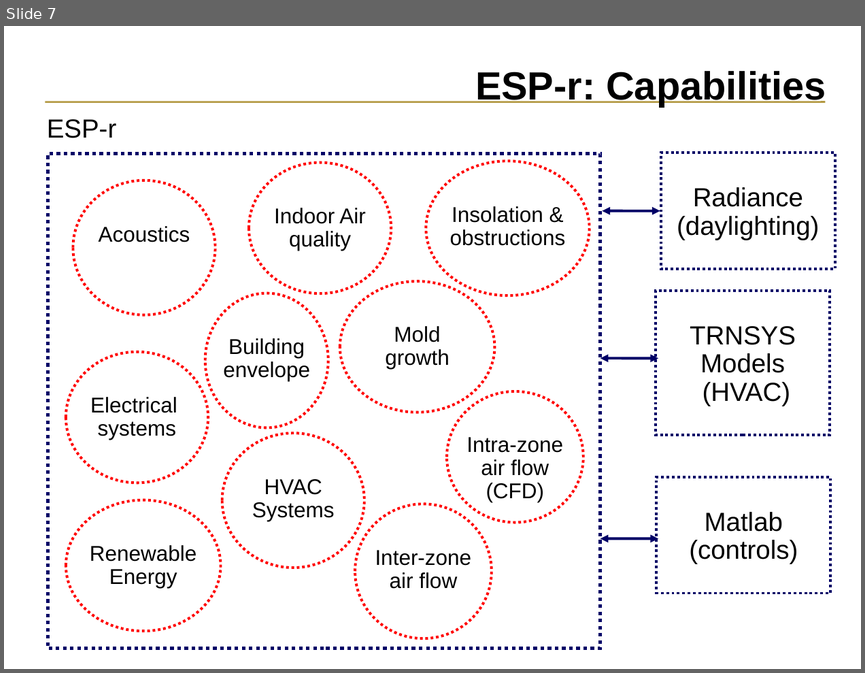
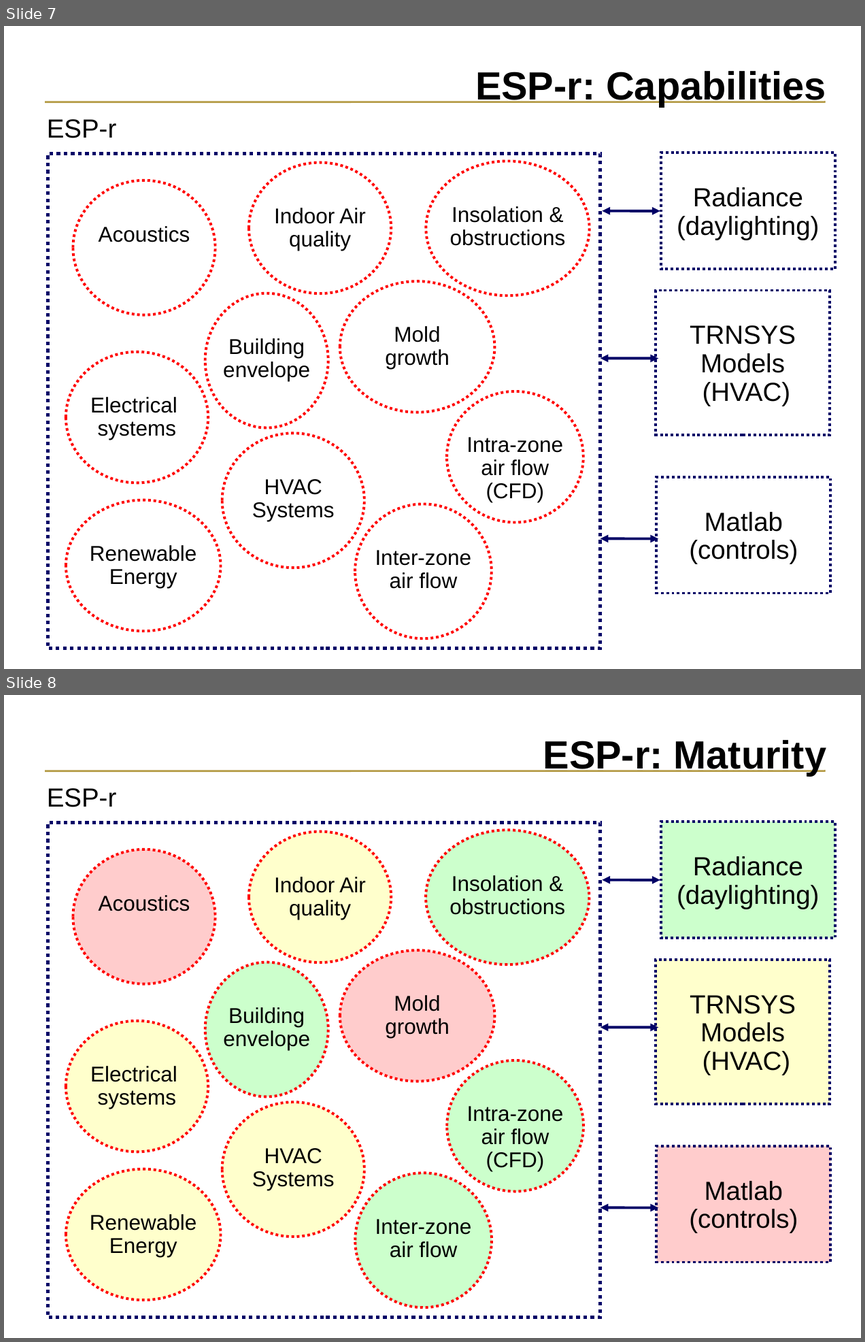
Before and after one commit to ESP-rCommunity/ESPrExtras, a slide deck: training/NRCan_course_materials/intro/introduction.ppt. Shown one above the other, each under a label of ours: slide 7 before the commit, slides 7 and 8 after it. The pictures are 865x673 and 865x1342 pixels, drawn with LibreOffice and Linux fonts; fonts in the diff are those of the drawing. Boxes give left, top, right and bottom in pixels: in the first picture for what was removed or moved away, otherwise in the second. Text is boxed around its words. In the diff, an @@ line names an element or a change of style, - is before the commit and + after.

```diff
--- a/training/NRCan_course_materials/intro/introduction.ppt
+++ b/training/NRCan_course_materials/intro/introduction.ppt
@@ slide 8 added at (4, 695, 861, 1338), background #FFFFFF; not listed: 1 template element that a slide beside it also shows @@
@@ title added at (543, 740, 826, 776), 33 pt, text #000000, bold @@
+ESP-r: Maturity
@@ text added at (47, 788, 116, 807), 22 pt, text #000000 @@
+ESP-r
@@ rectangle added at (48, 823, 600, 1317), outline #000066 3 pt dashed @@
@@ ellipse added at (249, 831, 392, 962), fill #FFFFCC, outline #FF0000 2.24 pt dashed, 18 pt, text #000000 @@
+Indoor Air quality
@@ ellipse added at (426, 830, 589, 964), fill #CCFFCC, outline #FF0000 2.24 pt dashed, 18 pt, text #000000 @@
+Insolation &
+obstructions
@@ rectangle added at (661, 821, 835, 938), fill #CCFFCC, outline #000066 2.24 pt dashed, 22 pt, text #000000 @@
+Radiance (daylighting)
@@ ellipse added at (73, 849, 215, 984), fill #FFCCCC, outline #FF0000 2.24 pt dashed, 18 pt, text #000000 @@
+Acoustics
@@ double arrow added from (602, 880) to (660, 880), #000066 2.24 pt @@
@@ ellipse added at (340, 950, 495, 1081), fill #FFCCCC, outline #FF0000 2.24 pt dashed, 18 pt, text #000000 @@
+Mold
+growth
@@ rectangle added at (655, 959, 829, 1104), fill #FFFFCC, outline #000066 2.24 pt dashed, 22 pt, text #000000 @@
+TRNSYS
+Models
+(HVAC)
@@ ellipse added at (205, 962, 329, 1097), fill #CCFFCC, outline #FF0000 2.24 pt dashed, 18 pt, text #000000 @@
+Building
+envelope
@@ ellipse added at (66, 1021, 208, 1152), fill #FFFFCC, outline #FF0000 2.24 pt dashed, 18 pt, text #000000 @@
+Electrical
+systems
@@ double arrow added from (600, 1028) to (659, 1028), #000066 2.24 pt @@
@@ ellipse added at (447, 1060, 583, 1191), fill #CCFFCC, outline #FF0000 2.24 pt dashed, 18 pt, text #000000 @@
+Intra-zone
+air flow
+(CFD)
@@ ellipse added at (222, 1102, 364, 1236), fill #FFFFCC, outline #FF0000 2.24 pt dashed, 18 pt, text #000000 @@
+HVAC
+Systems
@@ rectangle added at (656, 1146, 830, 1262), fill #FFCCCC, outline #000066 2.24 pt dashed, 22 pt, text #000000 @@
+Matlab (controls)
@@ ellipse added at (66, 1169, 221, 1300), fill #FFFFCC, outline #FF0000 2.24 pt dashed, 18 pt, text #000000 @@
+Renewable
+Energy
@@ ellipse added at (356, 1172, 492, 1307), fill #CCFFCC, outline #FF0000 2.24 pt dashed, 18 pt, text #000000 @@
+Inter-zone
+air flow
@@ double arrow added from (600, 1207) to (659, 1207), #000066 2.24 pt @@
```
Also in this commit, not shown: 20 slides changed.
